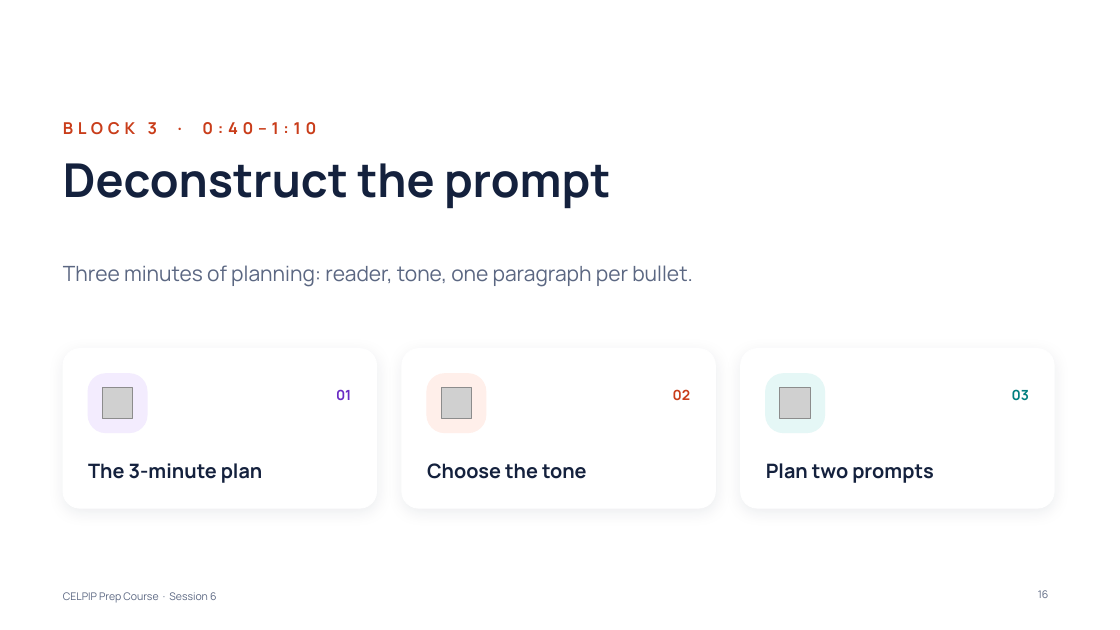
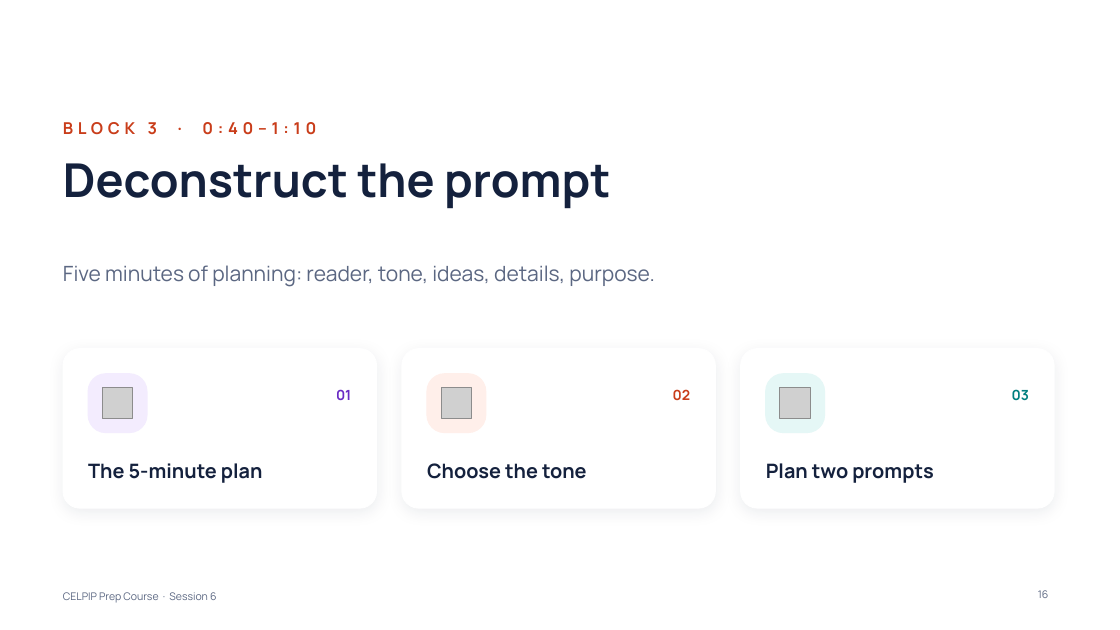
Before and after one commit to learnovateqa/The_English_Academy_CELPIP, a slide deck: slide 16 of decks/session-06.pptx. Drawn at 1120x630 pixels with LibreOffice and Linux fonts; fonts in the diff are those of the drawing; grey boxes stand for pictures; background and template pictures are left out. Boxes give left, top, right and bottom in pixels: in the first picture for what was removed or moved away, otherwise in the second. Text is boxed around its words. In the diff, an @@ line names an element or a change of style, - is before the commit and + after.

```diff
--- a/decks/session-06.pptx
+++ b/decks/session-06.pptx
@@ text at <box>63,265,654,287</box>: text changed @@
-Three minutes of planning: reader, tone, one paragraph per bullet.
+Five minutes of planning: reader, tone, ideas, details, purpose.
@@ text at <box>88,463,263,483</box>: text changed @@
-The 3-minute plan
+The 5-minute plan
```
Also in this commit, not shown: 5 other slides changed, 1 slide added, 6 other files.
